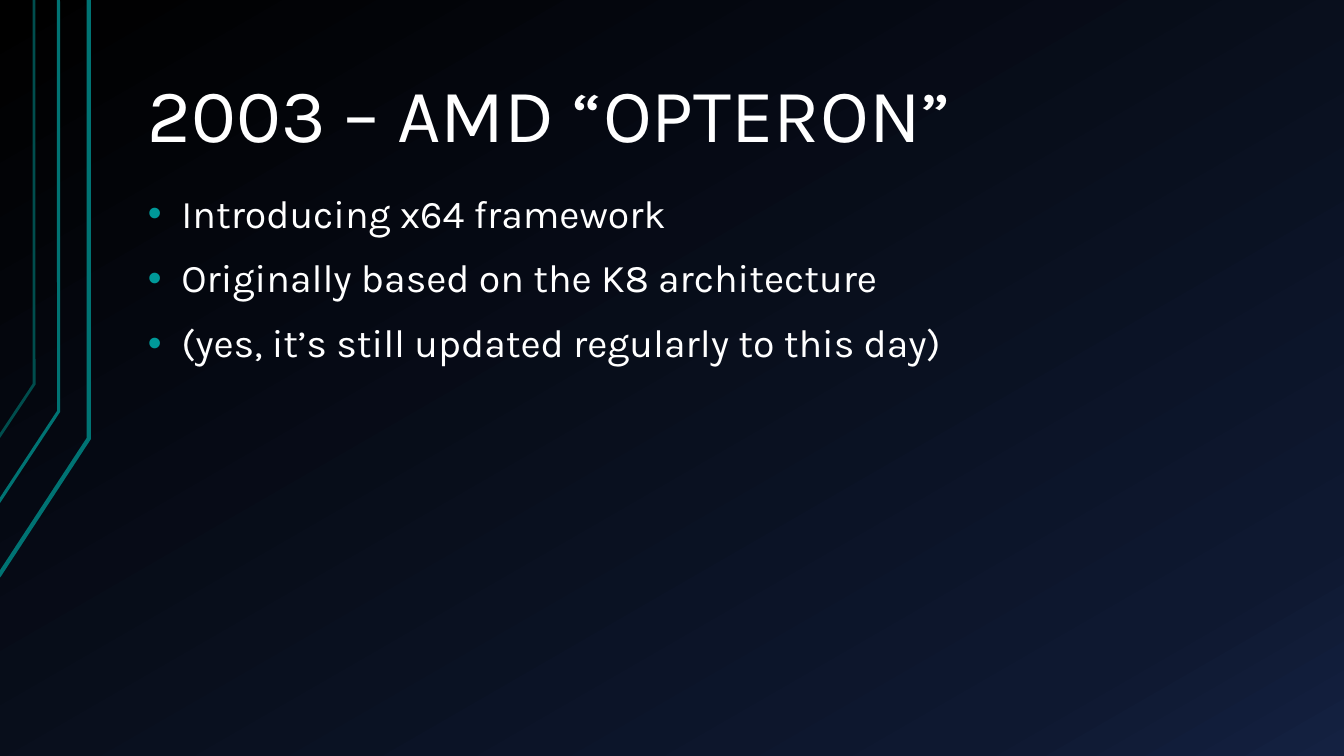
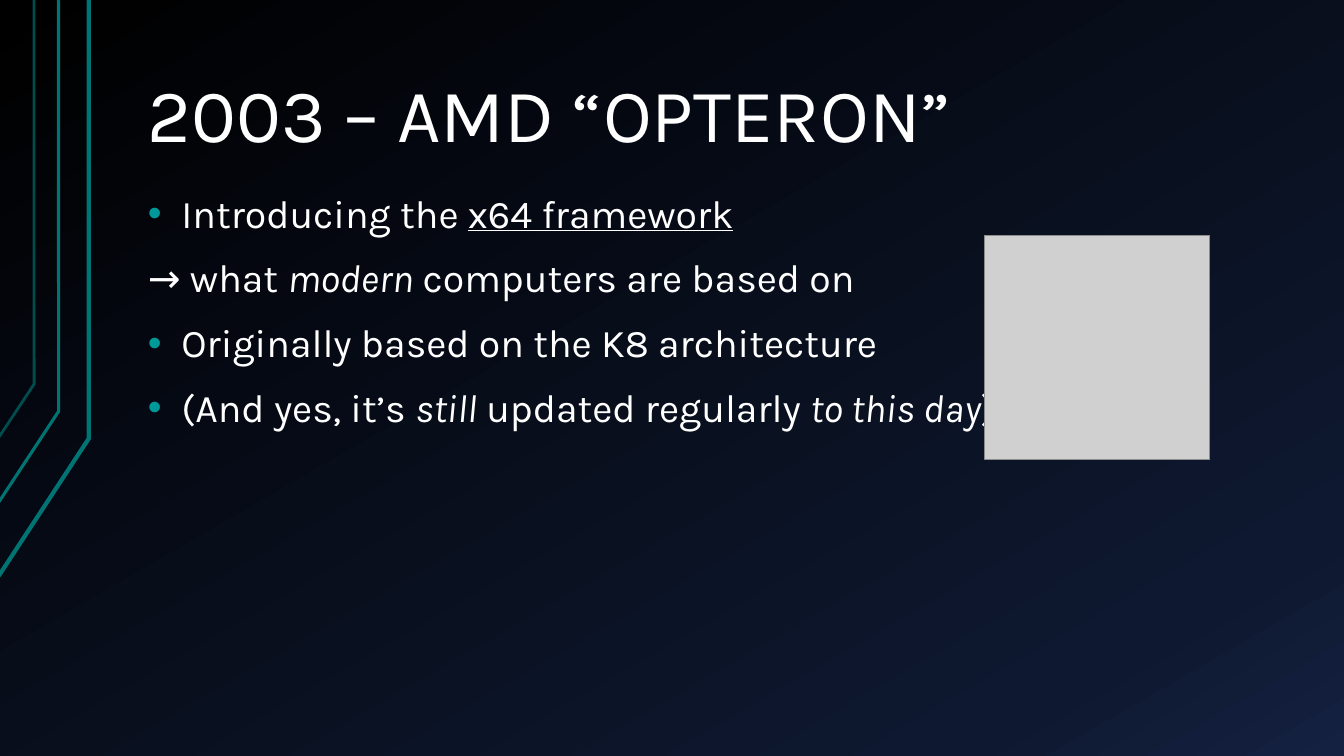
Before and after one commit to pythonleo/EnglishProject, a slide deck: slide 9 of template.pptx (slide 5 before the commit). Drawn at 1344x756 pixels with LibreOffice and Linux fonts; fonts in the diff are those of the drawing; grey boxes stand for pictures. Boxes give left, top, right and bottom in pixels: in the first picture for what was removed or moved away, otherwise in the second. Text is boxed around its words. In the diff, an @@ line names an element or a change of style, - is before the commit and + after.

```diff
--- a/template.pptx
+++ b/template.pptx
@@ text at <box>181,201,854,302</box>: text changed @@
-• Introducing x64 framework
+• Introducing the x64 framework
+→ what modern computers are based on
@@ picture added at <box>985,235,1210,460</box> @@
@@ text at <box>181,387,995,432</box>: text changed @@
-• (yes, it’s still updated regularly to this day)
+• (And yes, it’s still updated regularly to this day)
```
Also in this commit, not shown: 1 other slide changed, 7 slides added, 1 slide removed.
